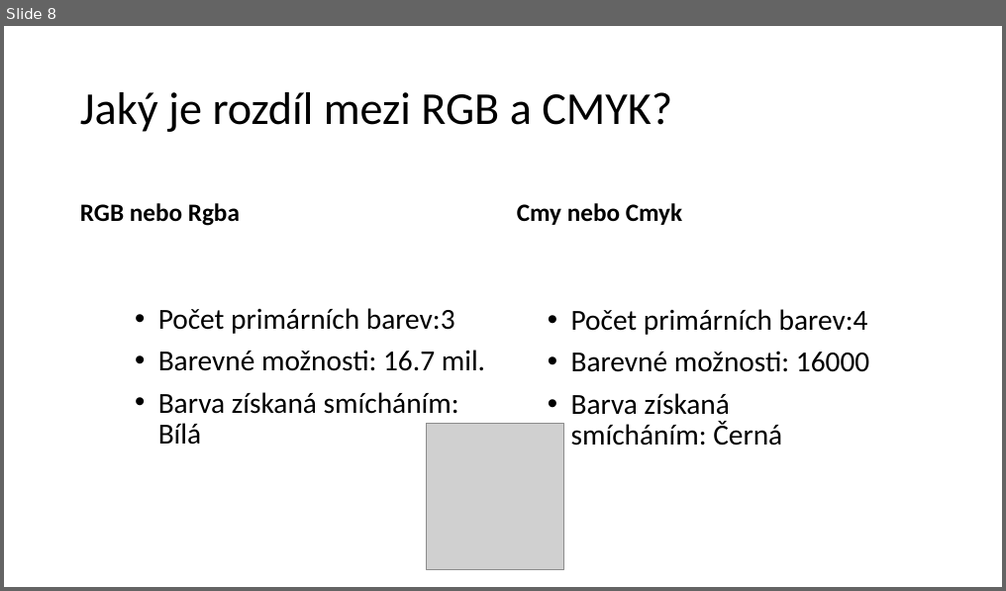
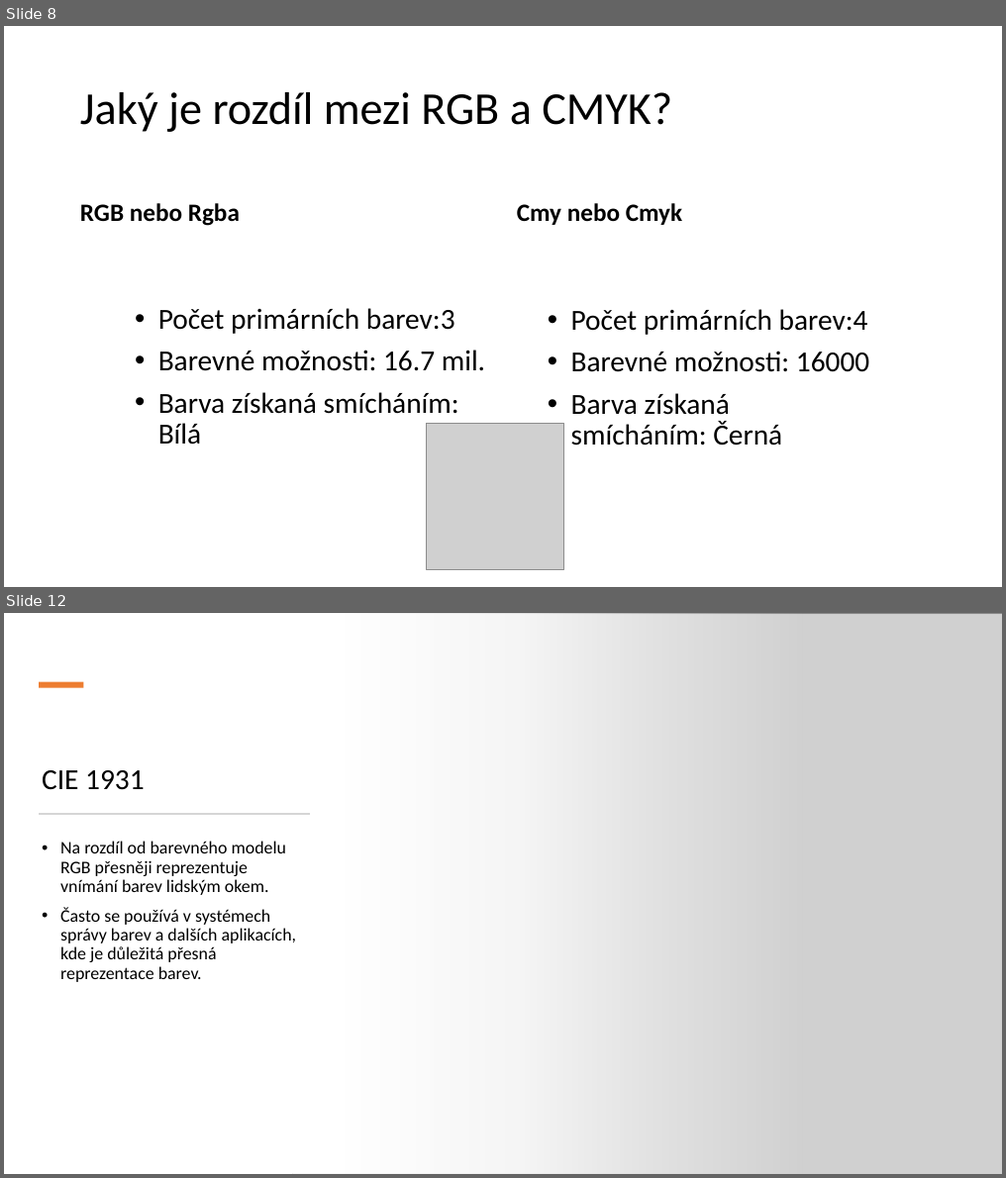
Before and after one commit to ibabayev7/barva, a slide deck: Presentation for IT.pptx. Shown one above the other, each under a label of ours: slide 8 before the commit, slides 8 and 12 after it; the slides between them are not shown. The pictures are 1006x591 and 1006x1178 pixels, drawn with LibreOffice and Linux fonts; fonts in the diff are those of the drawing; grey boxes stand for pictures. Boxes give left, top, right and bottom in pixels: in the first picture for what was removed or moved away, otherwise in the second. Text is boxed around its words. In the diff, an @@ line names an element or a change of style, - is before the commit and + after.

```diff
--- a/Presentation for IT.pptx
+++ b/Presentation for IT.pptx
@@ slide 12 added at (4,613,1002,1174), background #FFFFFF @@
@@ rectangle added at (4,613,803,1174), fill gradient #FFFFFF @@
@@ picture added at (292,613,1002,1174) @@
@@ rectangle added at (39,682,83,688), fill #ED7D31 @@
@@ title added at (42,770,144,790), 28 pt, text #000000 @@
+CIE 1931
@@ rectangle added at (40,813,310,814), fill #D5D5D5, outline #D5D5D5 0.25 pt @@
@@ text added at (60,841,297,982), 17 pt, text #000000 @@
+• Na rozdíl od barevného modelu RGB přesněji reprezentuje vnímání barev lidským okem.
+• Často se používá v systémech správy barev a dalších aplikacích, kde je důležitá přesná reprezentace barev.
```
Also in this commit, not shown: 3 slides changed, 5 other slides added, 2 slides removed.
